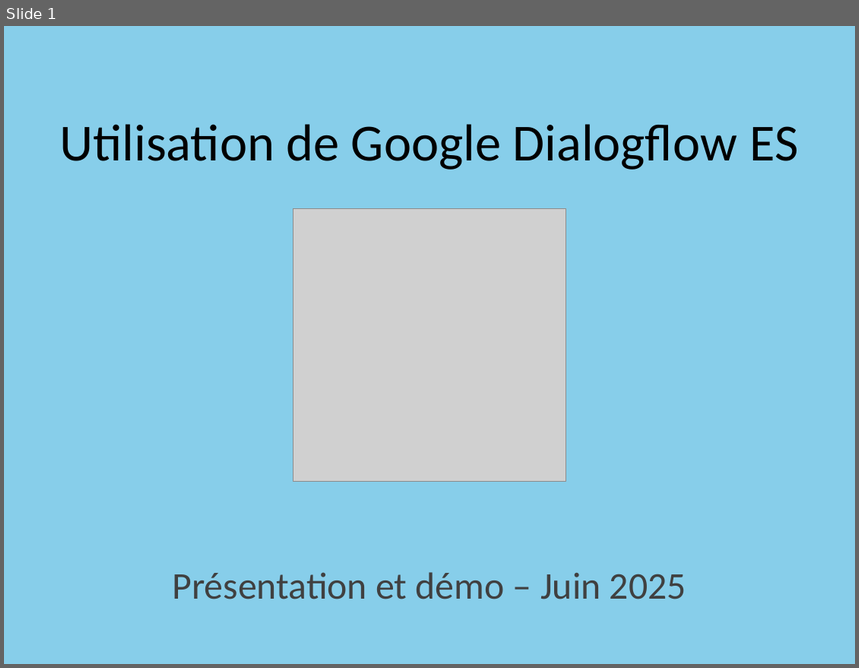
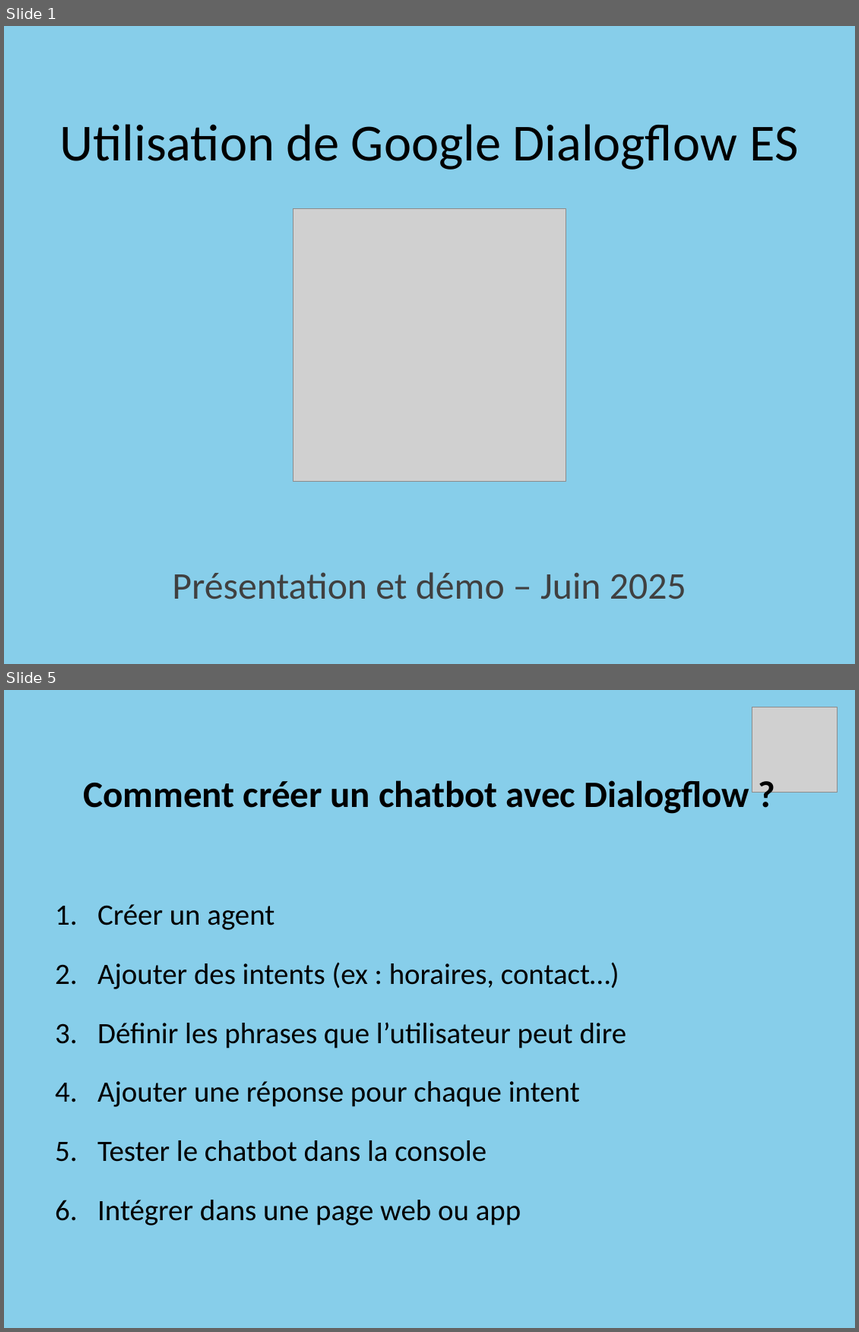
Before and after one commit to Projet-CLD/Google_Dialogflow, a slide deck: Dialogflow_Presentation.pptx. Shown one above the other, each under a label of ours: slide 1 before the commit, slides 1 and 5 after it; the slides between them are not shown. The pictures are 859x668 and 859x1332 pixels, drawn with LibreOffice and Linux fonts; fonts in the diff are those of the drawing; grey boxes stand for pictures. Boxes give left, top, right and bottom in pixels: in the first picture for what was removed or moved away, otherwise in the second. Text is boxed around its words. In the diff, an @@ line names an element or a change of style, - is before the commit and + after.

```diff
--- a/Dialogflow_Presentation.pptx
+++ b/Dialogflow_Presentation.pptx
@@ slide 5 added at (x1=4, y1=690, x2=855, y2=1328), background #87CEEA @@
@@ picture added at (x1=752, y1=707, x2=837, y2=792) @@
@@ title added at (x1=84, y1=780, x2=750, y2=814), 31.5 pt, text #000000, bold @@
+Comment créer un chatbot avec Dialogflow ?
@@ text added at (x1=97, y1=904, x2=627, y2=1226), 25 pt, text #000000 @@
+1. Créer un agent
+2. Ajouter des intents (ex : horaires, contact…)
+3. Définir les phrases que l’utilisateur peut dire
+4. Ajouter une réponse pour chaque intent
+5. Tester le chatbot dans la console
+6. Intégrer dans une page web ou app
```
Also in this commit, not shown: 7 slides changed, 4 other slides added, 2 slides removed.
